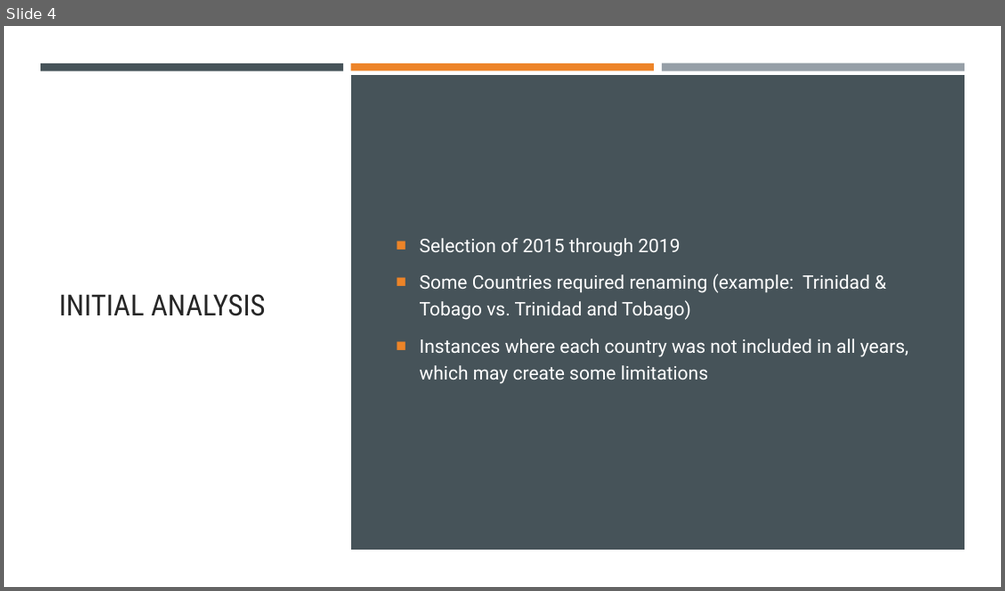
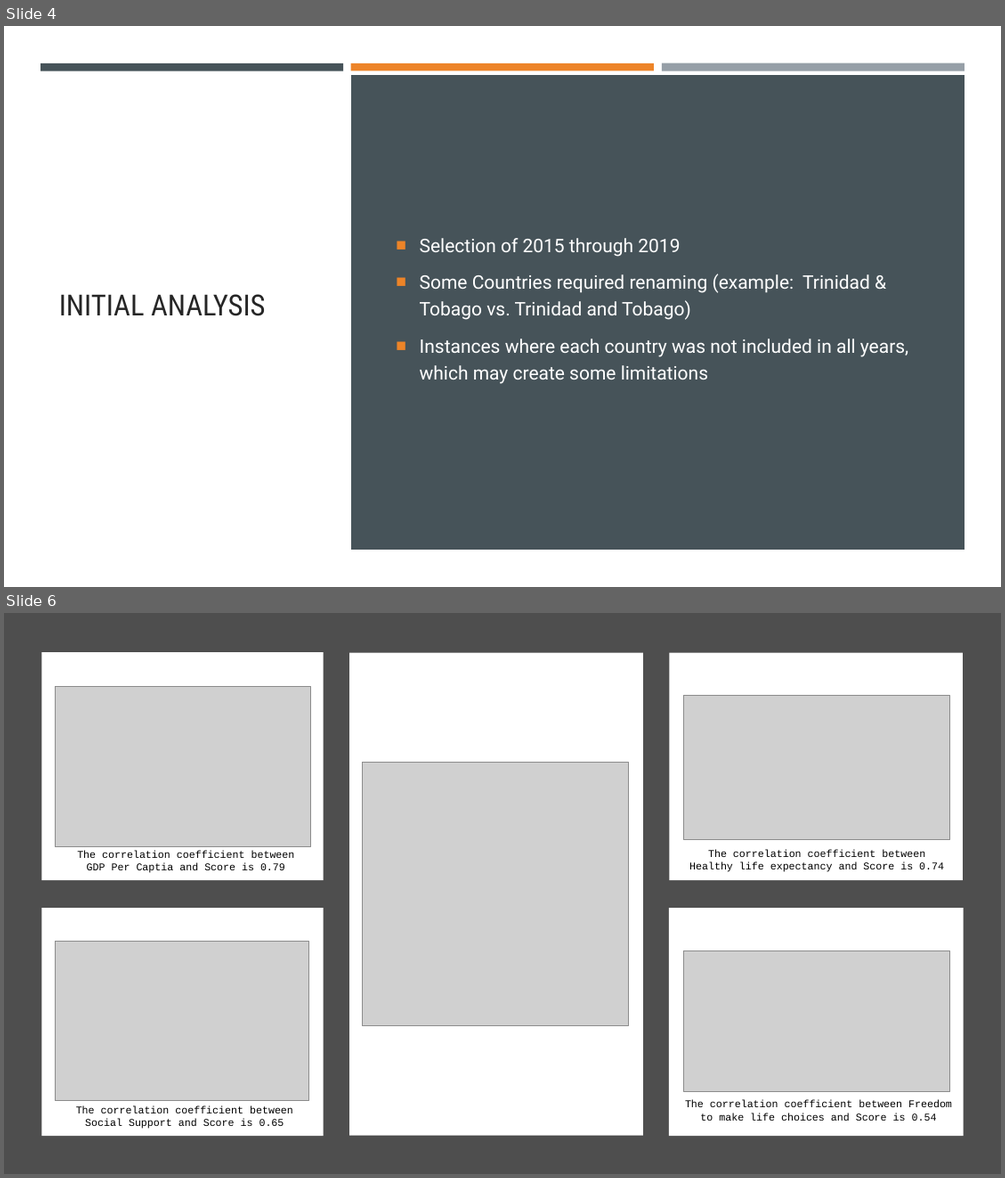
Before and after one commit to Bmyers5817/Project-1, a slide deck: World Happiness.pptx. Shown one above the other, each under a label of ours: slide 4 before the commit, slides 4 and 6 after it; the slides between them are not shown. The pictures are 1005x591 and 1005x1178 pixels, drawn with LibreOffice and Linux fonts; fonts in the diff are those of the drawing; grey boxes stand for pictures. Boxes give left, top, right and bottom in pixels: in the first picture for what was removed or moved away, otherwise in the second. Text is boxed around its words. In the diff, an @@ line names an element or a change of style, - is before the commit and + after.

```diff
--- a/World Happiness.pptx
+++ b/World Happiness.pptx
@@ slide 6 added at (4, 613, 1001, 1174), background #FFFFFF @@
@@ rectangle added at (4, 613, 1001, 1174), fill #4E4E4E @@
@@ rectangle added at (41, 653, 323, 881), fill #FFFFFF @@
@@ rectangle added at (349, 653, 643, 1135), fill #FFFFFF @@
@@ rectangle added at (670, 653, 963, 880), fill #FFFFFF @@
@@ picture added at (55, 687, 310, 847) @@
@@ picture added at (684, 695, 950, 840) @@
@@ picture added at (362, 762, 629, 1026) @@
@@ text added at (77, 851, 295, 873), 10 pt, text #000000 @@
+The correlation coefficient between GDP Per Captia and Score is 0.79
@@ text added at (689, 850, 944, 872), 10 pt, text #000000 @@
+The correlation coefficient between Healthy life expectancy and Score is 0.74
@@ rectangle added at (41, 908, 323, 1135), fill #FFFFFF @@
@@ rectangle added at (669, 908, 963, 1135), fill #FFFFFF @@
@@ picture added at (55, 941, 309, 1101) @@
@@ picture added at (684, 950, 950, 1091) @@
@@ text added at (76, 1106, 293, 1128), 10 pt, text #000000 @@
+The correlation coefficient between Social Support and Score is 0.65
@@ text added at (685, 1100, 952, 1120), 10 pt, text #000000 @@
+The correlation coefficient between Freedom to make life choices and Score is 0.54
```
Also in this commit, not shown: 1 slide changed, 2 other slides added, 3 slides removed, 3 other files.
